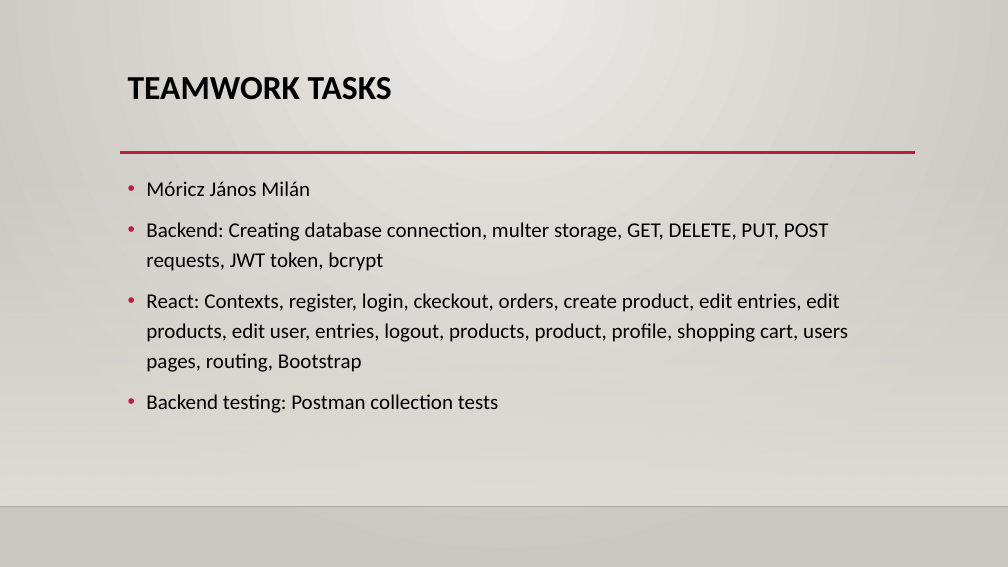
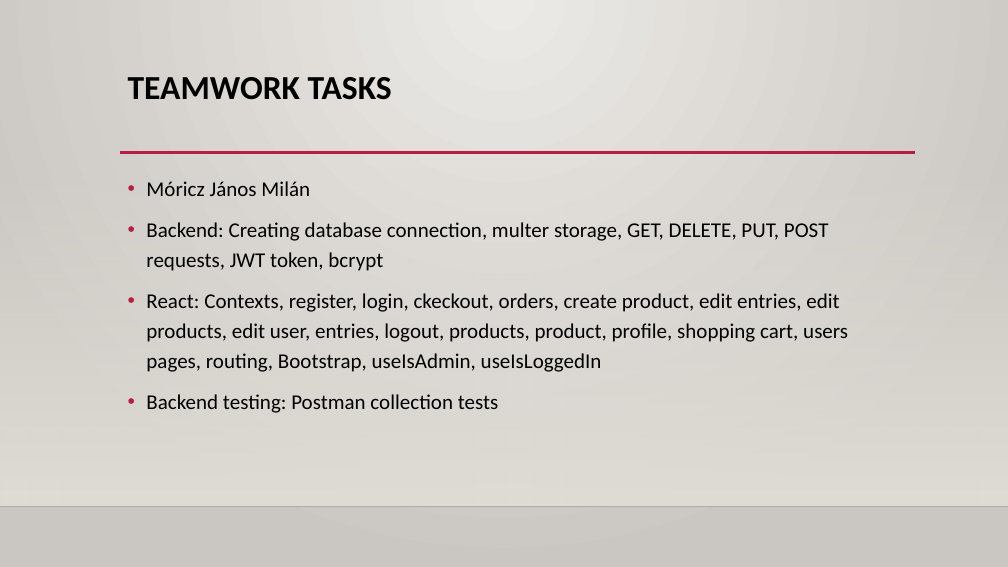
Before and after one commit to MoriczJanos113C/TechShop, a slide deck: slide 14 of project dokumentumok/Projekt bemutató.pptx. Drawn at 1008x567 pixels with LibreOffice and Linux fonts; fonts in the diff are those of the drawing; background and template pictures are left out. Boxes give left, top, right and bottom in pixels: in the first picture for what was removed or moved away, otherwise in the second. Text is boxed around its words. In the diff, an @@ line names an element or a change of style, - is before the commit and + after.

```diff
--- a/project dokumentumok/Projekt bemutató.pptx
+++ b/project dokumentumok/Projekt bemutató.pptx
@@ text at [146,293,848,372]: text changed @@
-• React: Contexts, register, login, ckeckout, orders, create product, edit entries, edit products, edit user, entries, logout, products, product, profile, shopping cart, users pages, routing, Bootstrap
+• React: Contexts, register, login, ckeckout, orders, create product, edit entries, edit products, edit user, entries, logout, products, product, profile, shopping cart, users pages, routing, Bootstrap, useIsAdmin, useIsLoggedIn
```
Also in this commit, not shown: 5 other slides changed, 8 other files.
